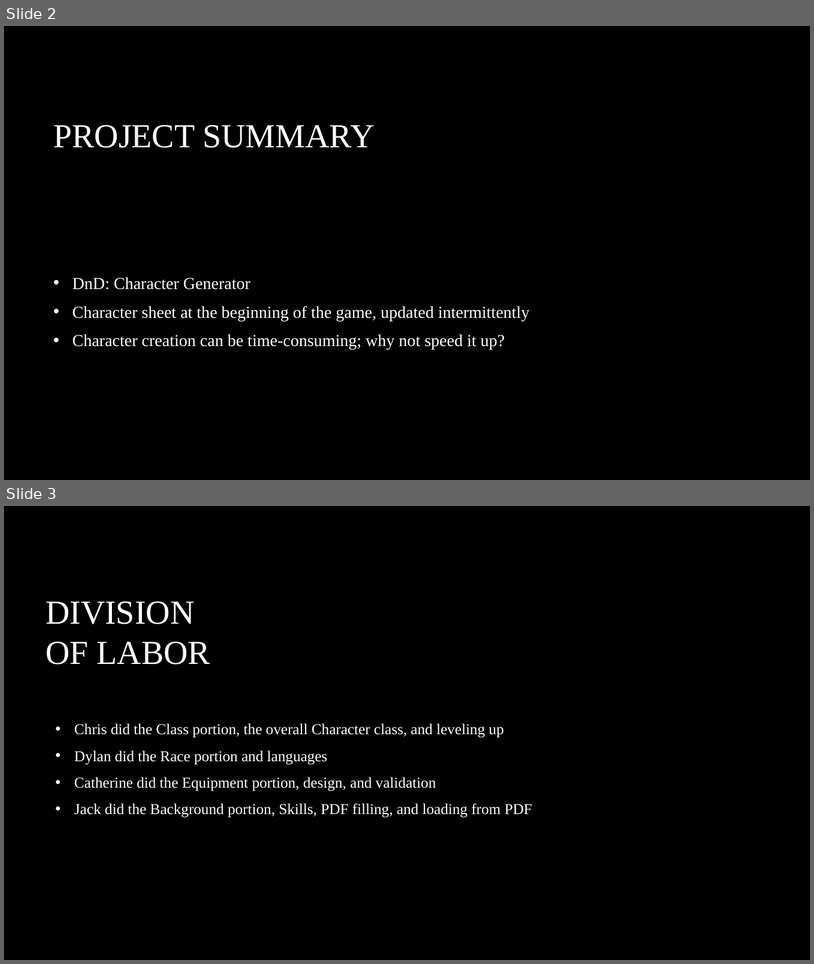
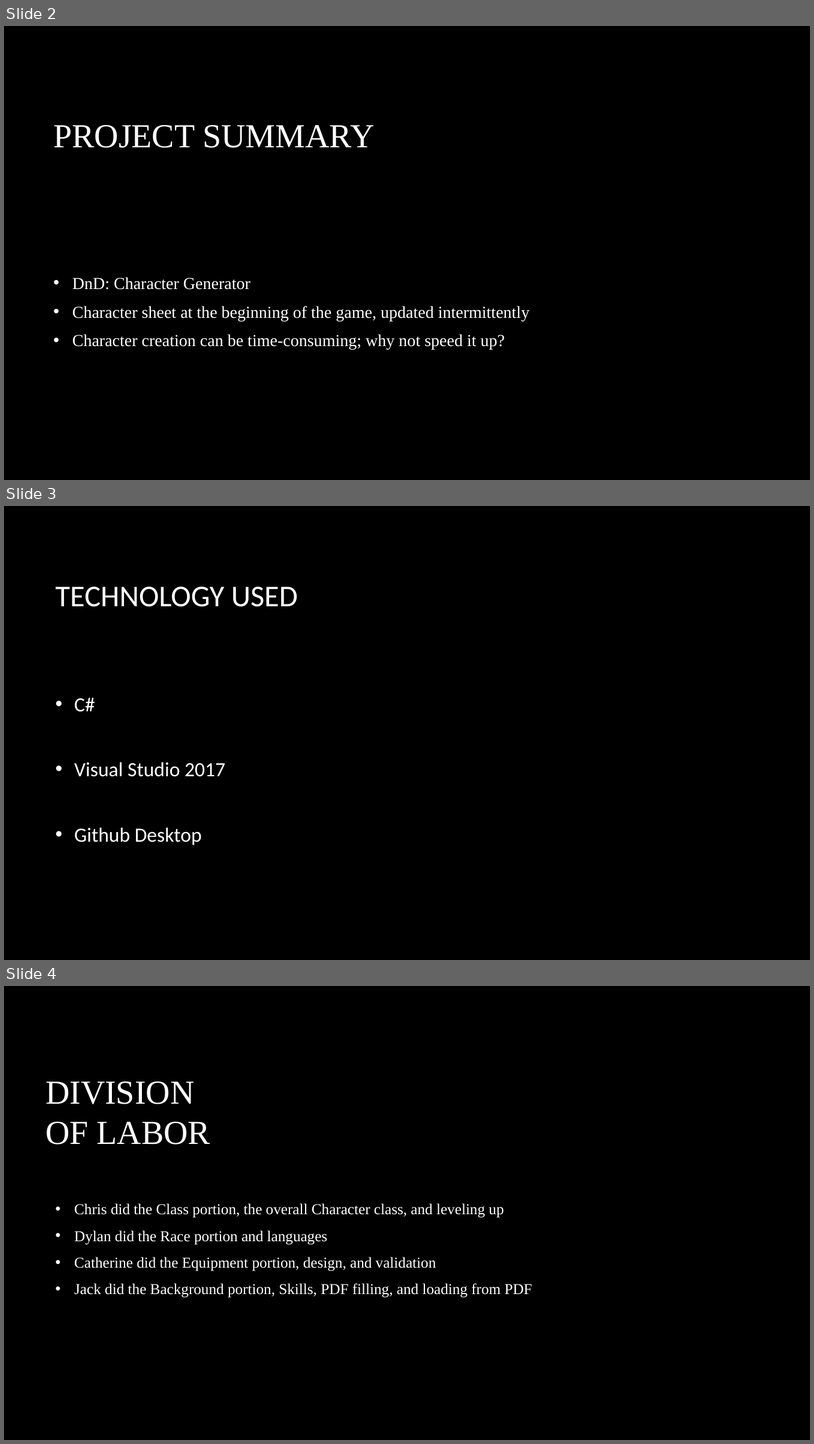
Before and after one commit to TTTriplicate/DnDCharGenerator, a slide deck: FinalProject/DnDPresentation.pptx. Shown one above the other, each under a label of ours: slides 2 and 3 before the commit, slides 2, 3 and 4 after it. The pictures are 814x964 and 814x1444 pixels, drawn with LibreOffice and Linux fonts; fonts in the diff are those of the drawing; background and template pictures are left out. Boxes give left, top, right and bottom in pixels: in the first picture for what was removed or moved away, otherwise in the second. Text is boxed around its words. In the diff, an @@ line names an element or a change of style, - is before the commit and + after.

```diff
--- a/FinalProject/DnDPresentation.pptx
+++ b/FinalProject/DnDPresentation.pptx
@@ slide 3 added at (4,506,810,960), background picture (left out) @@
@@ title added at (56,586,298,607), 36 pt, text #FFFFFF @@
+TECHNOLOGY USED
@@ text added at (74,697,225,845), 24 pt, text #FFFFFF @@
+• C#
+• Visual Studio 2017
+• Github Desktop
@@ what was slide 3 is now slide 4 @@
```
